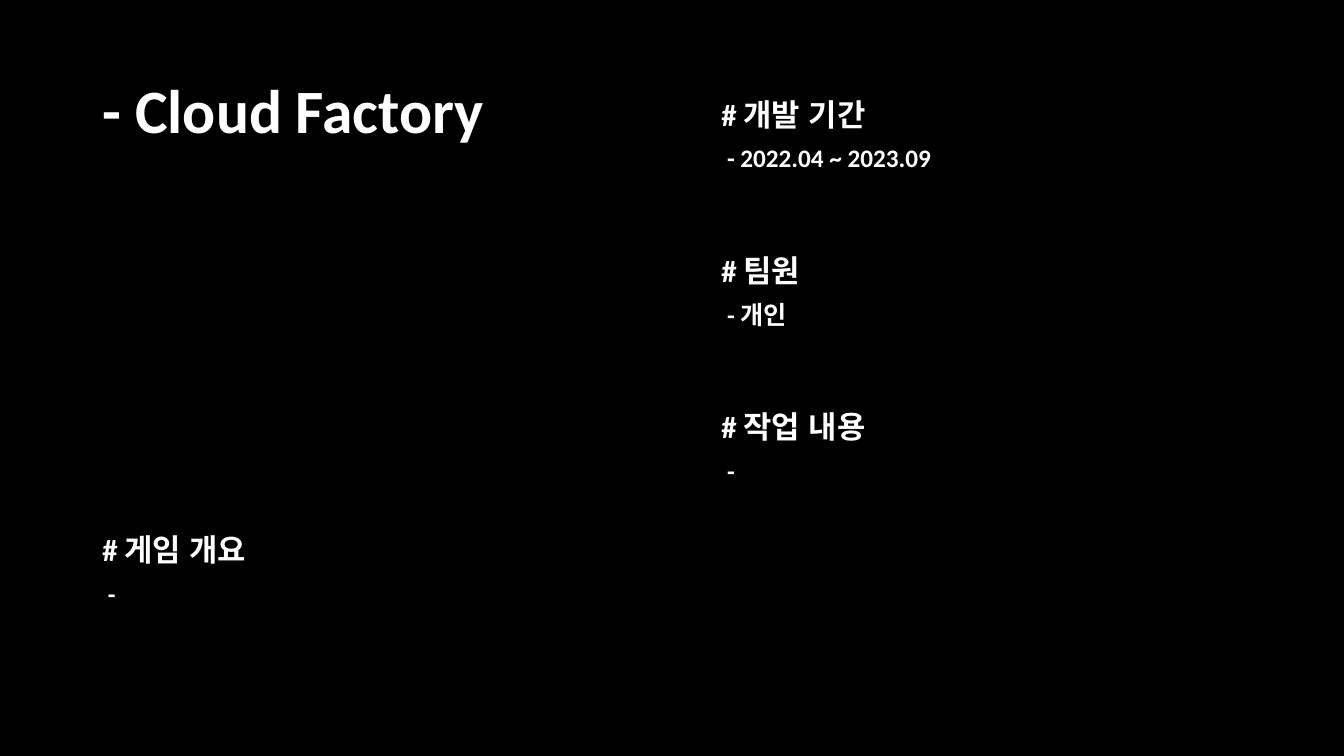
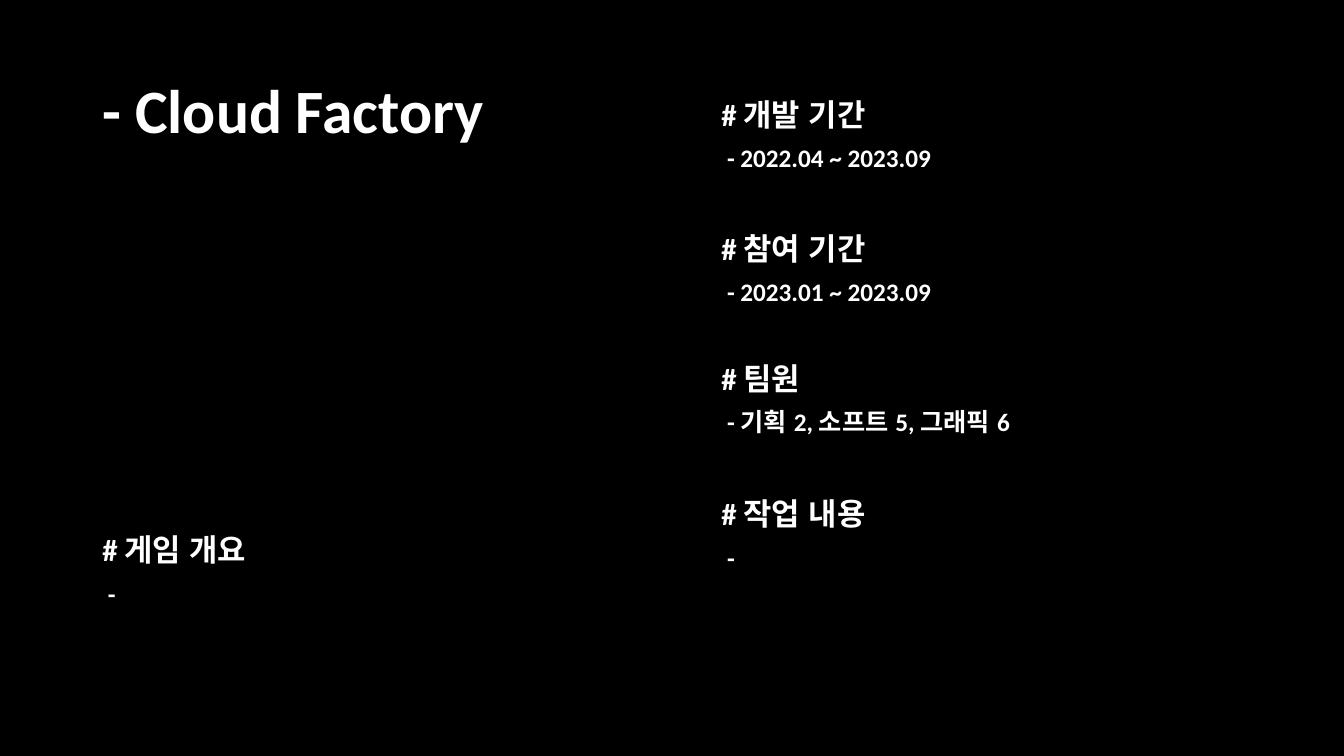
Before and after one commit to hazasue/B977012, a slide deck: slide 4 of portfolio.pptx. Drawn at 1344x756 pixels with LibreOffice and Linux fonts; fonts in the diff are those of the drawing. Boxes give left, top, right and bottom in pixels: in the first picture for what was removed or moved away, otherwise in the second. Text is boxed around its words. In the diff, an @@ line names an element or a change of style, - is before the commit and + after.

```diff
--- a/portfolio.pptx
+++ b/portfolio.pptx
@@ text added at (x1=744, y1=234, x2=866, y2=263), 22 pt, text #FFFFFF, bold @@
+# 참여 기간
@@ text added at (x1=740, y1=284, x2=931, y2=301), 18 pt, text #FFFFFF, bold @@
+- 2023.01 ~ 2023.09
@@ text "# 팀원" moved from (x1=744, y1=256, x2=801, y2=285) to (x1=744, y1=364, x2=801, y2=393) @@
@@ text at (x1=741, y1=409, x2=1010, y2=435): text changed @@
-- 개인
+- 기획 2, 소프트 5, 그래픽 6
@@ text "# 작업 내용" moved from (x1=744, y1=412, x2=866, y2=441) to (x1=744, y1=499, x2=866, y2=528) @@
@@ text "-" moved from (x1=712, y1=451, x2=1220, y2=491) to (x1=712, y1=537, x2=1220, y2=578) @@
```
Also in this commit, not shown: 6 other slides changed, 3 slides removed.
